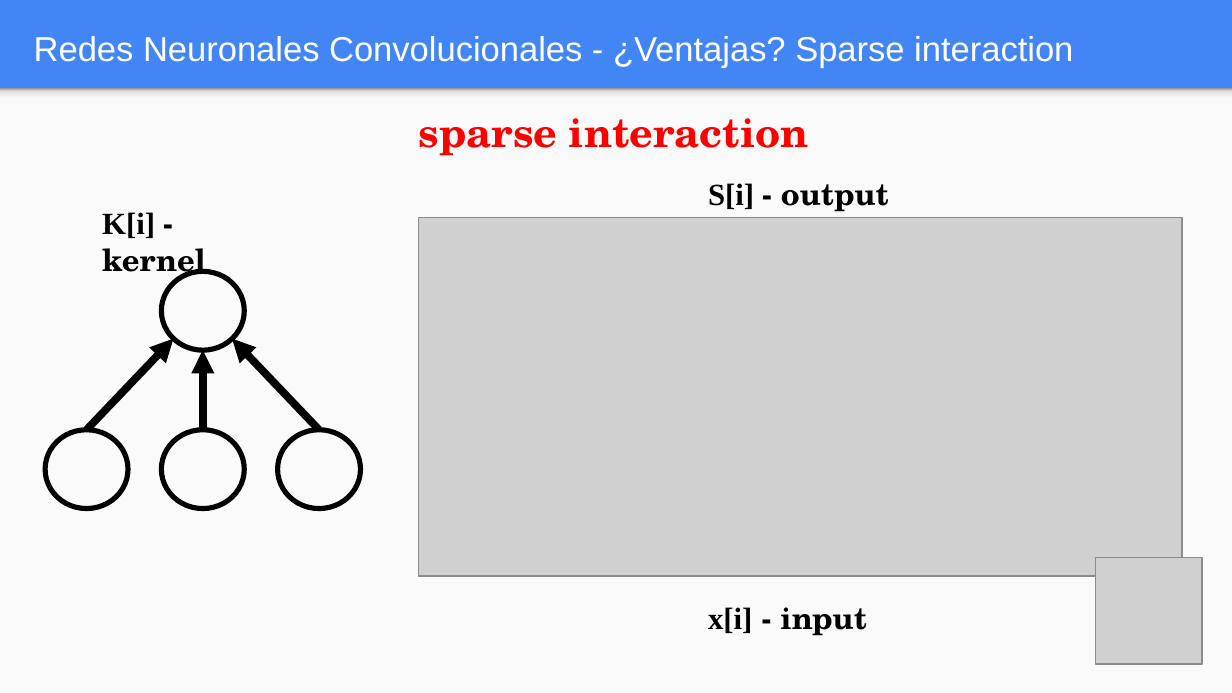
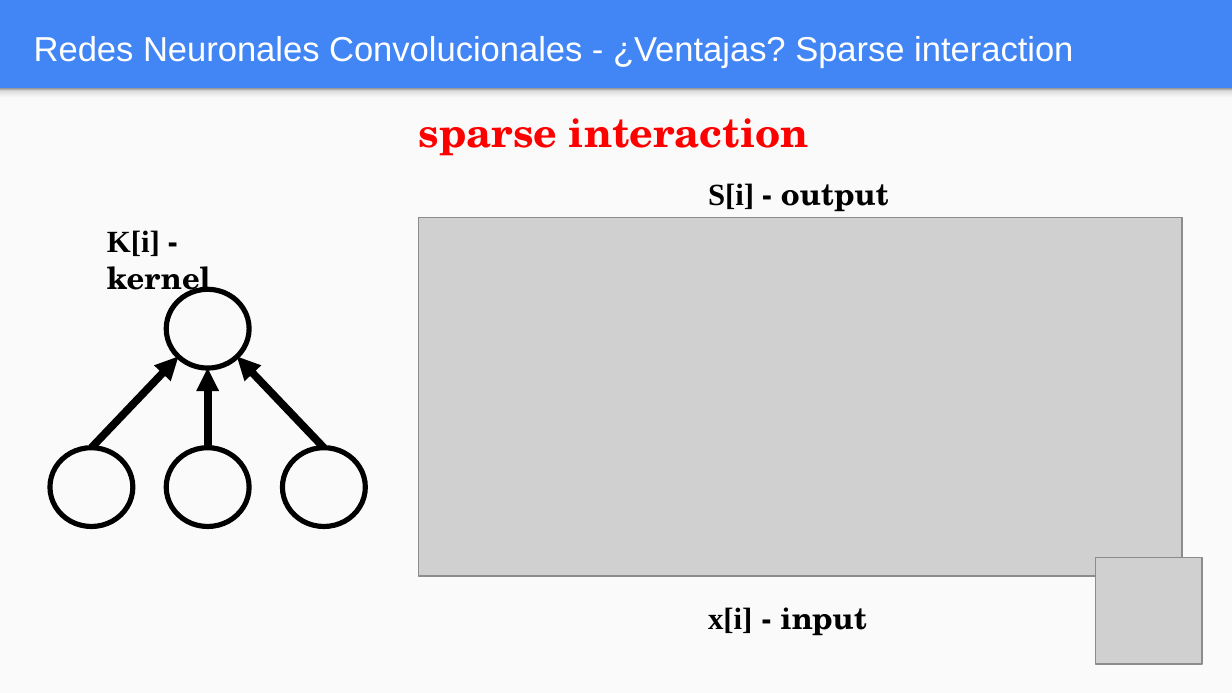
Before and after one commit to FIUBA-Posgrado-Inteligencia-Artificial/aprendizaje_profundo, a slide deck: slide 15 of clase_5/teoria/Clase_5.pptx (slide 16 before the commit). Drawn at 1232x693 pixels with LibreOffice and Linux fonts; fonts in the diff are those of the drawing; grey boxes stand for pictures. Boxes give left, top, right and bottom in pixels: in the first picture for what was removed or moved away, otherwise in the second. Text is boxed around its words. In the diff, an @@ line names an element or a change of style, - is before the commit and + after.

```diff
--- a/clase_5/teoria/Clase_5.pptx
+++ b/clase_5/teoria/Clase_5.pptx
@@ ellipse: place and size @@
-ellipse at bbox=[161, 271, 244, 350]
+ellipse at bbox=[166, 290, 249, 368]
@@ 3 ellipses, 2 arrows, 1 text: place and size @@
-3 ellipses, 2 arrows, 1 text at bbox=[46, 212, 360, 509]
+3 ellipses, 2 arrows, 1 text at bbox=[51, 230, 365, 526]
@@ arrow moved from (203, 430) - (203, 350) to (208, 447) - (208, 368) @@
```
Also in this commit, not shown: 16 other slides changed, 1 slide added, 1 slide removed, 1 other file.
